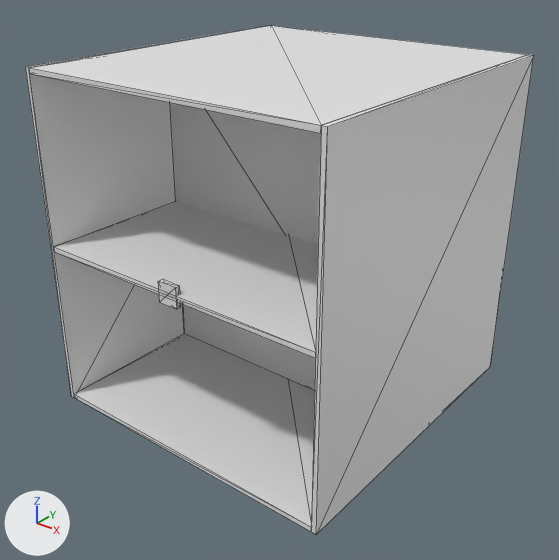
Renders of the COLLADA model assets/pong_scene.dae from each side of a commit.
One viewpoint serves both versions: a 50 mm camera at (86.3, -110.6, 58.4) aimed at (1.0, -4.0, -7.7). Arrows for +X, +Y and +Z are at lower left; the lights stay in place. Mesh edges are drawn as thin lines.

The first picture shows 'Back Wall-col', 'Bottom Wall-col', 'Front Wall-col', 'Top Wall-col', '_Field Size Guide', '_Field Size Guide.001'.
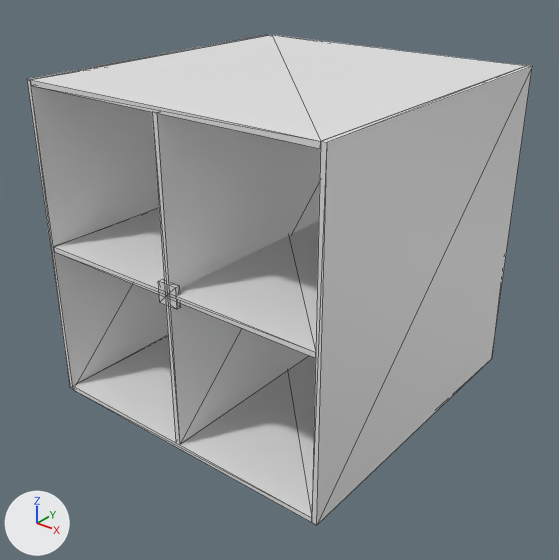
Edits to the bpy script that builds the scene:
```text
Change me_top_bottom_wall:
    where me_top_bottom_wall.from_pydata(...)  # 8 vertices, 12 faces; spans x -0.5..0.5, y -32.5..32.5, z -33.5..33.5
    used by ob_bottom_wall_col; parent = ob_walls; location = (31.0, 0.0, 0.0)
    me_top_bottom_wall part 1: the whole mesh is scaled about its middle by (1, 1, 0.94)
Change ob_back_wall_col:
    ob_back_wall_col.location: (0.0, 0.0, -33.0) -> (0.0, 0.0, -31.0)
Change ob_front_wall_col:
    ob_front_wall_col.location: (0.0, 0.0, 33.0) -> (0.0, 0.0, 31.0)
Change ob_field_size_guide_001:
    ob_field_size_guide_001.rotation_euler: (1.571, 0.0, 0.0) -> (0.0, 1.571, 0.0)  # degrees (90, 0, 0) -> degrees (0, 90, 0)
```

Where the change shows, as pixel boxes (x1, y1, x2, y2) in the pictures (559 x 560 px; the box of a moved part takes in the faces that stretch with it):
'Bottom Wall-col', mesh rescaled: before (311, 55, 534, 534); after (312, 66, 532, 525)
'_Field Size Guide.001', turned: before (170, 103, 321, 390); after (152, 112, 320, 445)
'Front Wall-col', moved: before (29, 25, 527, 133); after (31, 35, 525, 149)
'Top Wall-col', mesh rescaled: before (25, 25, 271, 397); after (27, 34, 271, 389)
'Back Wall-col', moved: before (74, 334, 315, 531); after (73, 335, 316, 522)
part 1 of me_top_bottom_wall, moved or reshaped: before (25, 25, 534, 534); after (27, 34, 532, 525)
